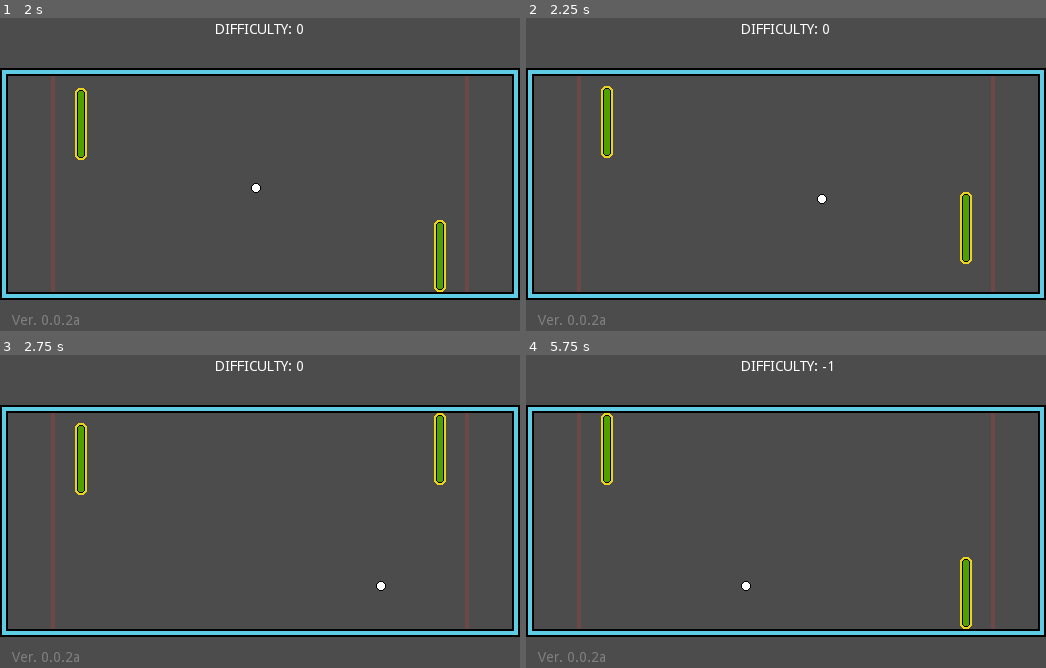
Above: before the commit, frames 1-4 (two rows, left to right).
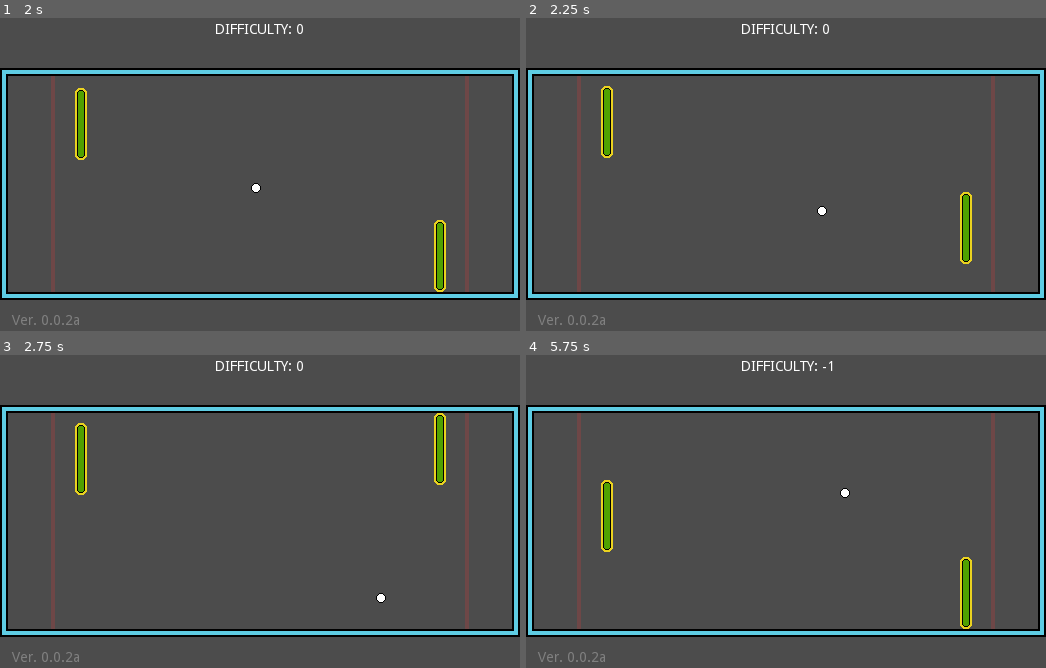
Above: after the commit, the same moments.

Repository: tkshehan/_pong
Game: Godot game, scene res://Game/Game.tscn
The game is run twice, just before and just after one commit, with the same random seed, the same clock (stepped at 60 frames per second) and the same inputs. Sound files missing from this copy of the repository are replaced by a short silence.
Inputs:
- Up to frame 1 (2 s): tap Space (pause) at 0.5 s; hold Up (move_up) 0.53-1.28 s; hold Down (move_down) from 1.28 s (still down)
- Up to frame 2 (2.25 s): release Down (move_down) at 2.03 s; hold Up (move_up) from 2.03 s (still down)
- Up to frame 3 (2.75 s): keep holding Up (move_up)
- Up to frame 4 (5.75 s): release Up (move_up) at 3.53 s; hold Down (move_down) from 3.53 s (still down)

Frame 1 is identical in both runs. In frame 2, less than 0.1% of the frame differs, in the area x 55-58%, y 56-64%; in frame 3, less than 0.1%; in frame 4, 1.1%, in the area x 14-63%, y 18-76%.

Commit message:
cleaned up calls causing errors

Diff:
--- a/Game/Actors/AI_Player.gd
+++ b/Game/Actors/AI_Player.gd
@@ -9,7 +9,9 @@
 	target = _target
 
 func get_direction():
-	var direction_of_target = target.get_global_position() - self.get_global_position()
+	var direction_of_target = self.get_global_position()
+	if target.is_inside_tree():
+		direction_of_target = target.get_global_position() - self.get_global_position()
 	if abs(direction_of_target.y) < 10.0:
 		direction.y = 0
 	else:
--- a/Game/Actors/Net.gd
+++ b/Game/Actors/Net.gd
@@ -5,7 +5,7 @@
 
 # Called when the node enters the scene tree for the first time.
 func _ready() -> void:
-	self.connect("body_entered", self, "on_body_entered")
+	var _err = self.connect("body_entered", self, "on_body_entered")
 
 
 func on_body_entered(body):
--- a/Game/Actors/Paddle.gd
+++ b/Game/Actors/Paddle.gd
@@ -16,7 +16,7 @@
 
 func _physics_process(delta: float) -> void:
 	velocity = calculate_velocity(get_direction())
-	move_and_collide(velocity * delta)
+	var _err = move_and_collide(velocity * delta)
 
 func calculate_velocity(_direction: Vector2):
 	return Vector2(
@@ -35,7 +35,7 @@
 
 func _on_PaddleCenter_body_entered(body: Node) -> void:
 	if (connected_ball != body):
-		body.connect("end_stop", self, "_on_ball_move")
+		var _err = body.connect("end_stop", self, "_on_ball_move")
 		connected_ball = body
 
 	body.hit_stop()
--- a/Game/Ball.gd
+++ b/Game/Ball.gd
@@ -18,7 +18,7 @@
 	if in_net:
 		$CollisionShape2D.queue_free()
 		$Sprite.queue_free()
-		$BallSounds.connect("finished", self, "queue_free")
+		var _err = $BallSounds.connect("finished", self, "queue_free")
 		waiting_destruction = true
 		return
 
